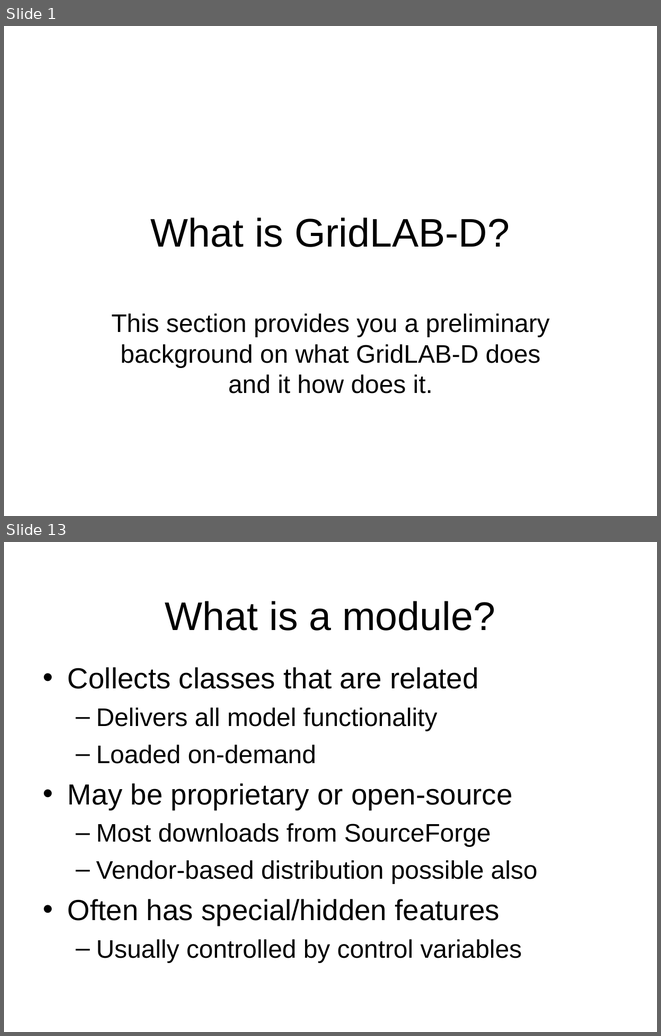
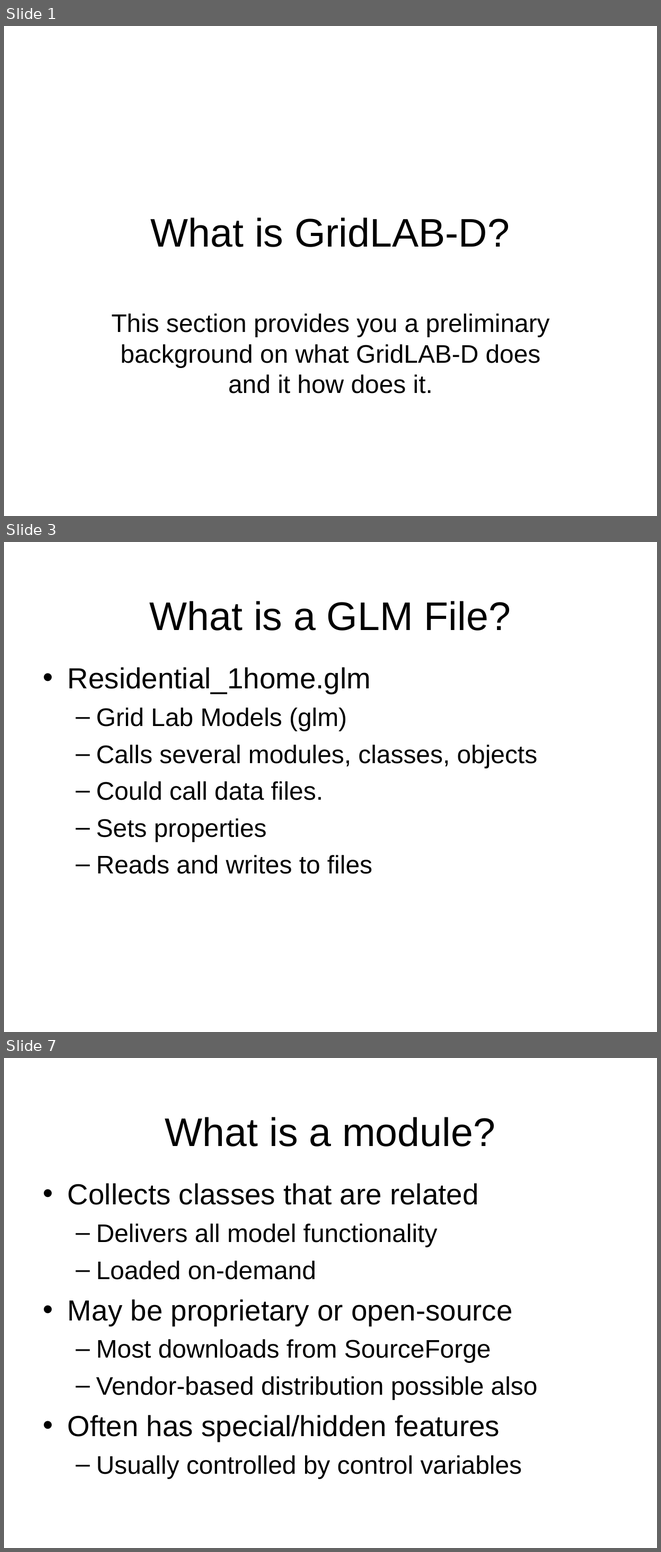
Before and after one commit to gridlab-d/course, a slide deck: 1.1 - What is GridLAB-D.pps. Shown one above the other, each under a label of ours: slides 1 and 13 before the commit, slides 1, 3 and 7 after it; the slides between them are not shown. The pictures are 661x1036 and 661x1552 pixels, drawn with LibreOffice and Linux fonts; fonts in the diff are those of the drawing; background and template pictures are left out. Boxes give left, top, right and bottom in pixels: in the first picture for what was removed or moved away, otherwise in the second. Text is boxed around its words. In the diff, an @@ line names an element or a change of style, - is before the commit and + after.

```diff
--- a/1.1 - What is GridLAB-D.pps
+++ b/1.1 - What is GridLAB-D.pps
@@ slide 3 added at <box>4,542,657,1032</box>, background picture (left out) @@
@@ title added at <box>150,601,511,631</box>, 44 pt, text #000000 @@
+What is a GLM File?
@@ text added at <box>68,667,538,874</box>, 28 pt, text #000000 @@
+• Residential_1home.glm
+  – Grid Lab Models (glm)
+  – Calls several modules, classes, objects
+  – Could call data files.
+  – Sets properties
+  – Reads and writes to files
@@ what was slide 13 is now slide 7 @@
```
Also in this commit, not shown: 3 slides changed, 7 other slides added, 5 slides removed.
